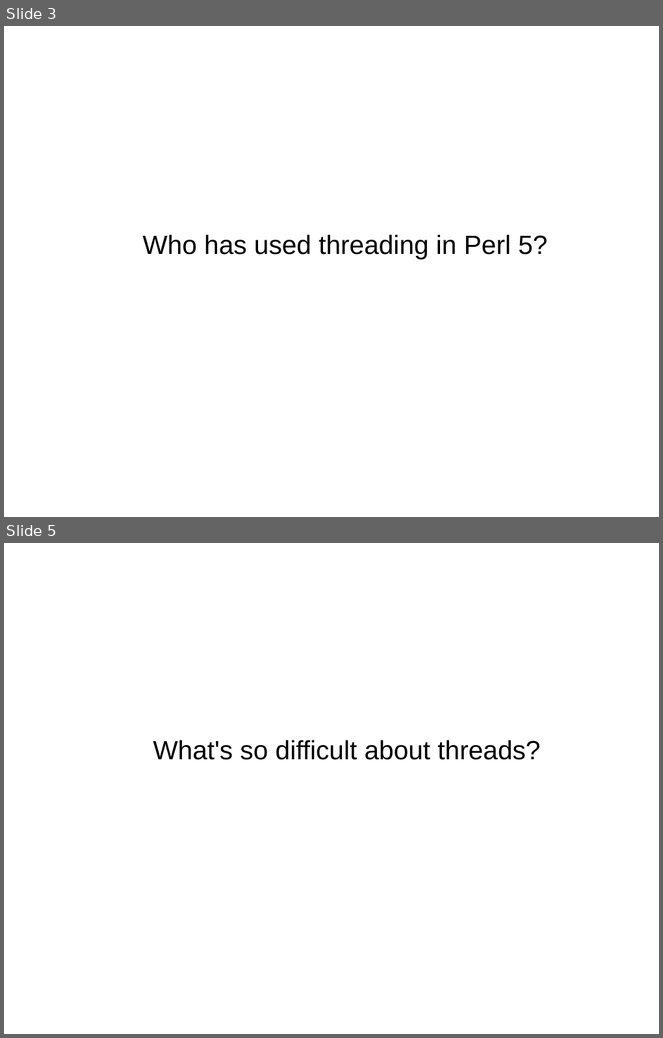
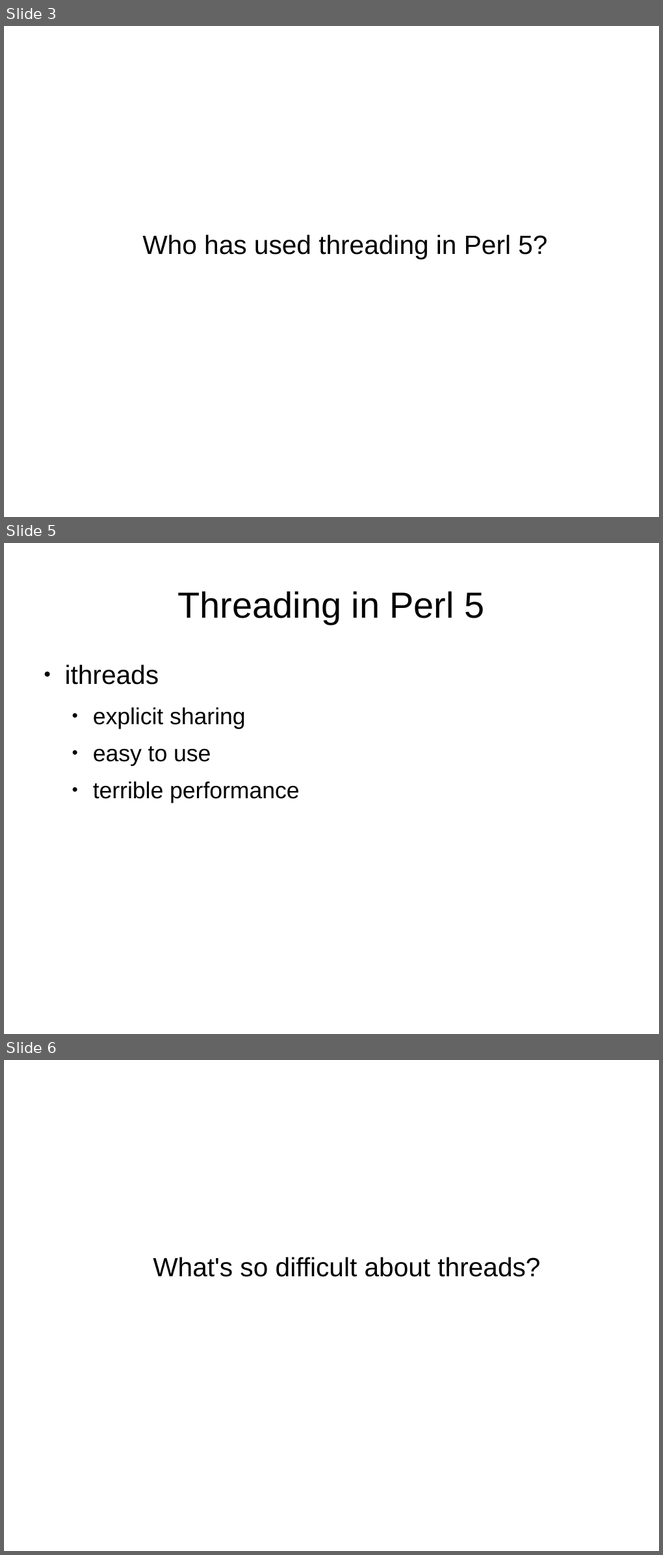
Before and after one commit to niner/talks, a slide deck: Threading in Parrot/Präsentation.odp. Shown one above the other, each under a label of ours: slides 3 and 5 before the commit, slides 3, 5 and 6 after it; the slides between them are not shown. The pictures are 663x1038 and 663x1555 pixels, drawn with LibreOffice and Linux fonts; fonts in the diff are those of the drawing. Boxes give left, top, right and bottom in pixels: in the first picture for what was removed or moved away, otherwise in the second. Text is boxed around its words. In the diff, an @@ line names an element or a change of style, - is before the commit and + after.

Commit message:
Final version of Threading in Parrot

```diff
--- a/Threading in Parrot/Präsentation.odp
+++ b/Threading in Parrot/Präsentation.odp
@@ slide 5 added at (4, 543, 659, 1034), background #FFFFFF @@
@@ title added at (178, 591, 484, 624), 44 pt, text #000000 @@
+Threading in Perl 5
@@ text added at (65, 665, 299, 803), 28 pt, text #000000 @@
+● ithreads
+  ● explicit sharing
+  ● easy to use
+  ● terrible performance
@@ what was slide 5 is now slide 6 @@
```
Also in this commit, not shown: 7 slides changed, 4 other slides added, 3 slides removed, 3 other files.
